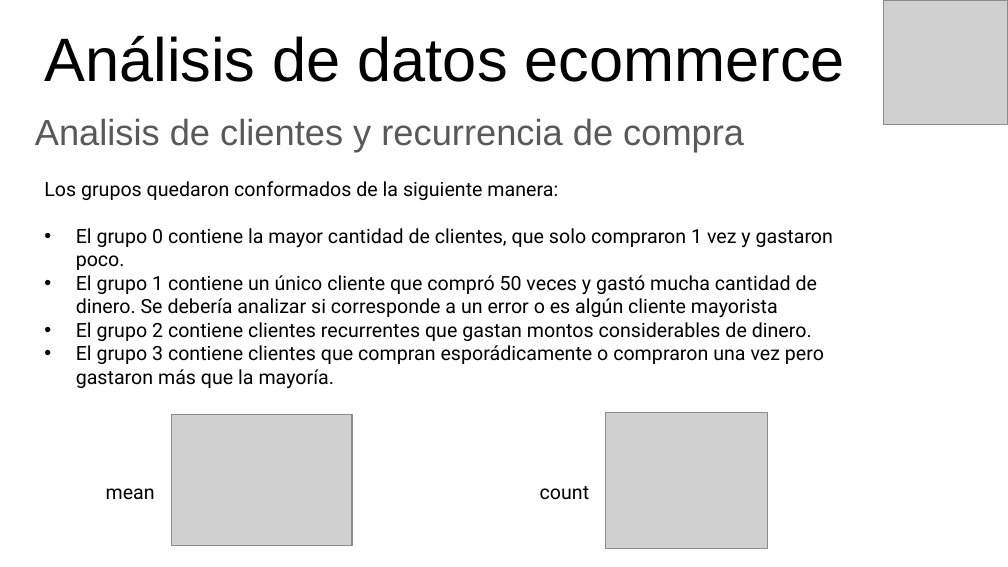
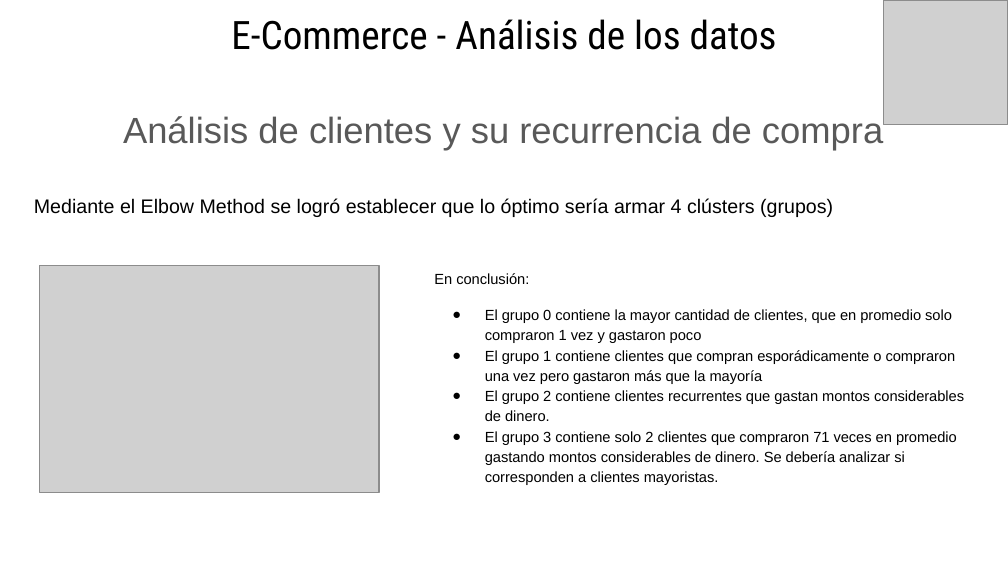
Before and after one commit to eliasguillermo/ds-ecommerce, a slide deck: slide 18 of PROYECTO FINAL - PRESENTANCION GERENCIAL.pptx. Drawn at 1008x567 pixels with LibreOffice and Linux fonts; fonts in the diff are those of the drawing; grey boxes stand for pictures. Boxes give left, top, right and bottom in pixels: in the first picture for what was removed or moved away, otherwise in the second. Text is boxed around its words. In the diff, an @@ line names an element or a change of style, - is before the commit and + after.

```diff
--- a/PROYECTO FINAL - PRESENTANCION GERENCIAL.pptx
+++ b/PROYECTO FINAL - PRESENTANCION GERENCIAL.pptx
@@ text "E-Commerce - Análisis de los ..." at [231,19,777,50]: vertical alignment bottom to top @@
@@ text at [231,19,777,50]: text changed; size 43.8 to 28 pt; font Arial to Roboto Condensed @@
-Análisis de datos ecommerce
+E-Commerce - Análisis de los datos
@@ text at [123,116,883,150]: text changed; size 25.9 to 26 pt @@
-Analisis de clientes y recurrencia de compra
+Análisis de clientes y su recurrencia de compra
@@ text added at [34,198,833,217], 14 pt, text #000000 @@
+Mediante el Elbow Method se logró establecer que lo óptimo sería armar 4 clústers (grupos)
@@ picture added at [40,265,379,493] @@
@@ text "En conclusión:": place and size @@
-text "En conclusión:" at [44,181,833,388]
+text "En conclusión:" at [434,273,964,485]
@@ text at [434,273,956,384]: text changed; size 14 to 10.5 pt; font Roboto to Arial @@
-Los grupos quedaron conformados de la siguiente manera:
-• El grupo 0 contiene la mayor cantidad de clientes, que solo compraron 1 vez y gastaron poco.
-• El grupo 1 contiene un único cliente que compró 50 veces y gastó mucha cantidad de dinero. Se debería analizar si corresponde a un error o es algún cliente mayorista
+En conclusión:
+● El grupo 0 contiene la mayor cantidad de clientes, que en promedio solo compraron 1 vez y gastaron poco
+● El grupo 1 contiene clientes que compran esporádicamente o compraron una vez pero gastaron más que la mayoría
@@ picture removed at [171,414,352,545] @@
@@ text at [485,390,964,421]: size 14 to 10.5 pt, font Roboto to Arial, highlight none to #FFFFFF in "El grupo 2 contiene clientes recurrentes que ..."; bullet • to ●; line spacing 1 to 1.15 @@
@@ picture removed at [606,412,768,548] @@
@@ text at [485,431,957,485]: text changed; size 14 to 10.5 pt; font Roboto to Arial @@
-• El grupo 3 contiene clientes que compran esporádicamente o compraron una vez pero gastaron más que la mayoría.
+● El grupo 3 contiene solo 2 clientes que compraron 71 veces en promedio gastando montos considerables de dinero. Se debería analizar si corresponden a clientes mayoristas.
@@ text removed at [106,488,155,500] @@
-mean
@@ text removed at [540,486,590,500] @@
-count
```
Also in this commit, not shown: 11 other slides changed, 9 slides added, 10 slides removed.
